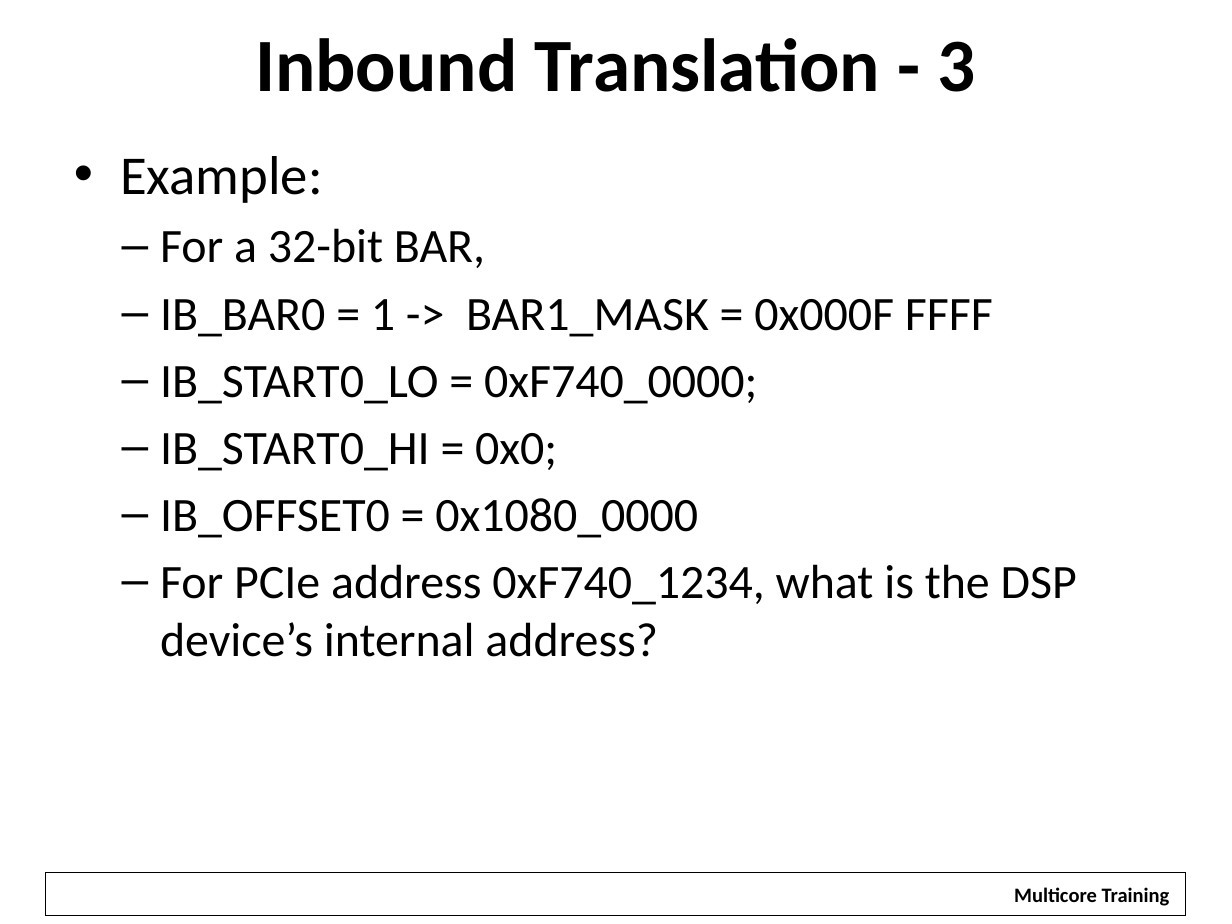
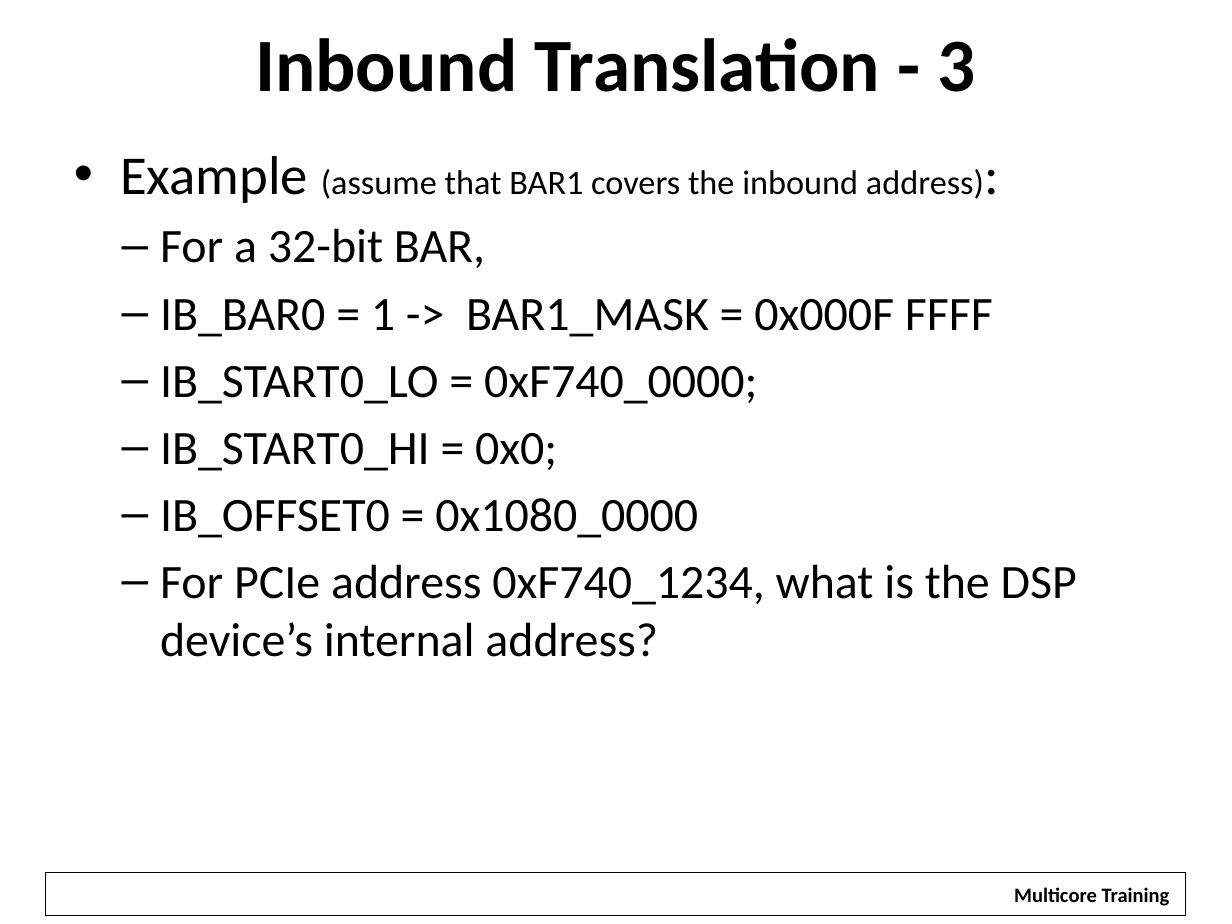
Before and after one commit to hari1989/keystone-workshop, a slide deck: slide 15 of slides/KeyStone PCI Express.pptx. Drawn at 1232x924 pixels with LibreOffice and Linux fonts; fonts in the diff are those of the drawing; background and template pictures are left out. Boxes give left, top, right and bottom in pixels: in the first picture for what was removed or moved away, otherwise in the second. Text is boxed around its words. In the diff, an @@ line names an element or a change of style, - is before the commit and + after.

```diff
--- a/slides/KeyStone PCI Express.pptx
+++ b/slides/KeyStone PCI Express.pptx
@@ text at [120,156,984,203]: text changed; size 32 to 20 pt @@
-• Example:
+• Example (assume that BAR1 covers the inbound address):
```
Also in this commit, not shown: 2 other slides changed.
